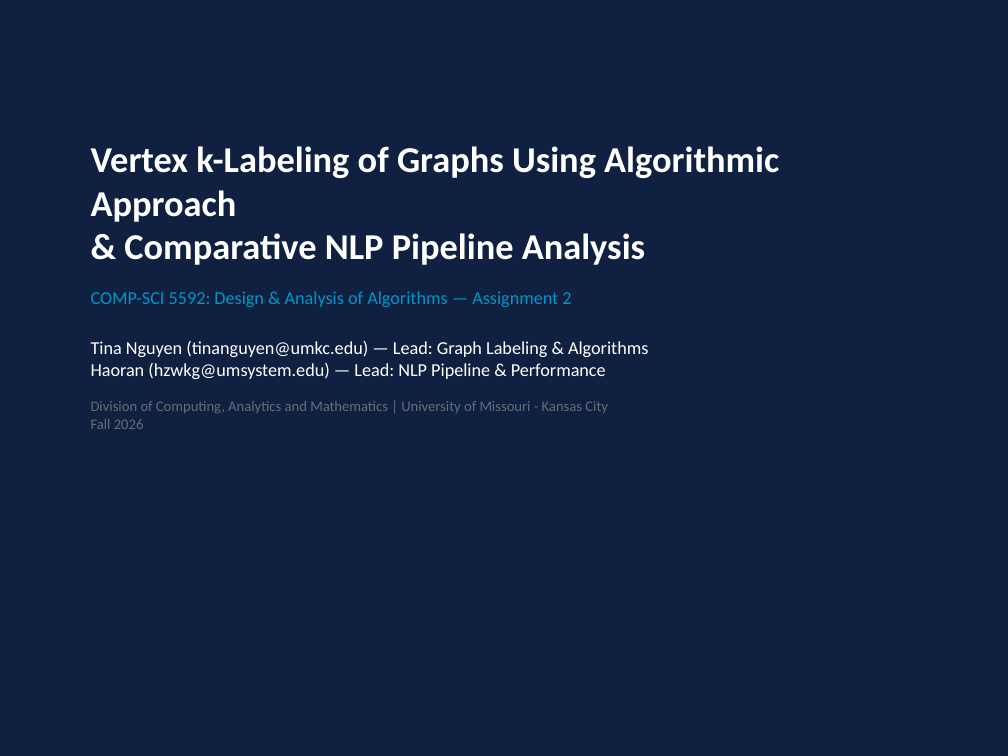
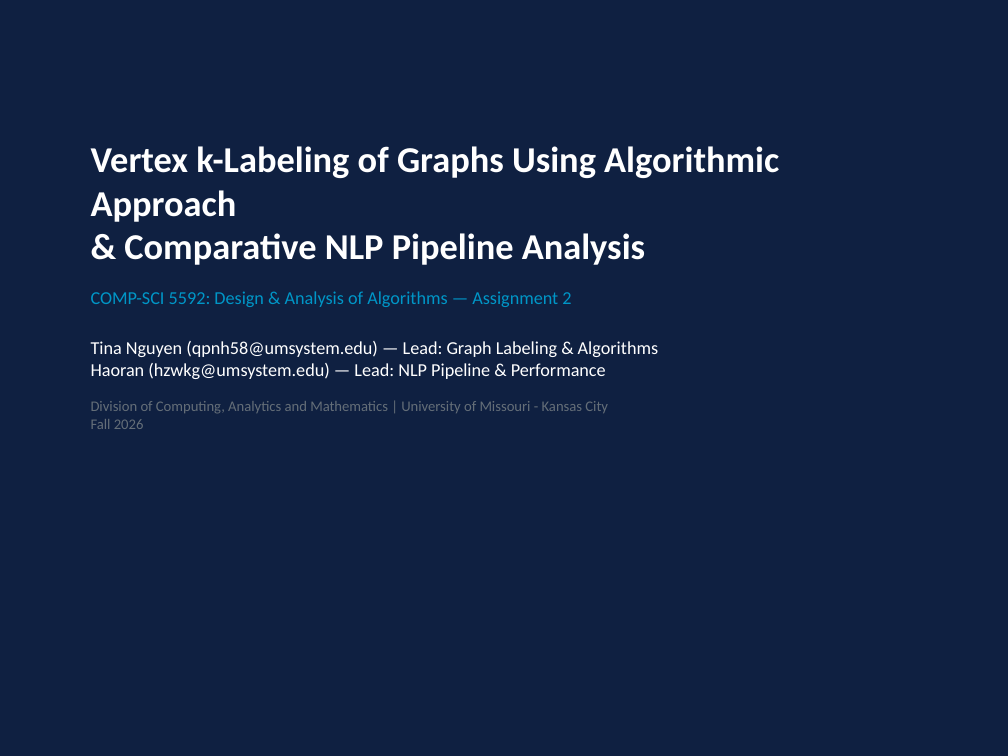
Before and after one commit to tinana2k/CS-5592---Dsng-and-Anal-Algorithms, a slide deck: slide 1 of Assignment 2/presentation/Assignment2_Presentation_Tina_and_Haoran.pptx. Drawn at 1008x756 pixels with LibreOffice and Linux fonts; fonts in the diff are those of the drawing. Boxes give left, top, right and bottom in pixels: in the first picture for what was removed or moved away, otherwise in the second. Text is boxed around its words. In the diff, an @@ line names an element or a change of style, - is before the commit and + after.

Commit message:
Update Tina Nguyen's email to qpnh58@umsystem.edu across all project deliverables

```diff
--- a/Assignment 2/presentation/Assignment2_Presentation_Tina_and_Haoran.pptx
+++ b/Assignment 2/presentation/Assignment2_Presentation_Tina_and_Haoran.pptx
@@ text at (91, 341, 658, 379): text changed @@
-Tina Nguyen (tinanguyen@umkc.edu) — Lead: Graph Labeling & Algorithms
-Haoran (hzwkg@umsystem.edu) — Lead: NLP Pipeline & Performance
+Tina Nguyen (qpnh58@umsystem.edu) — Lead: Graph Labeling & Algorithms
+Haoran (hzwkg@umsystem.edu) — Lead: NLP Pipeline & Performance
```
Also in this commit, not shown: 7 other files.
